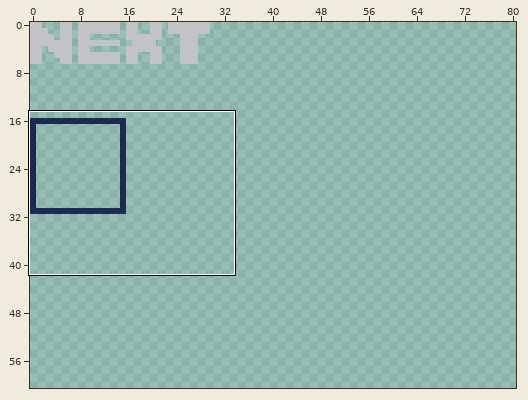
One commit to this pixel-art file: Assets/Art/Aseprite/ui.aseprite. The picture above shows the old version from afar; the outline marks the close-up.
Close-up. As it was:
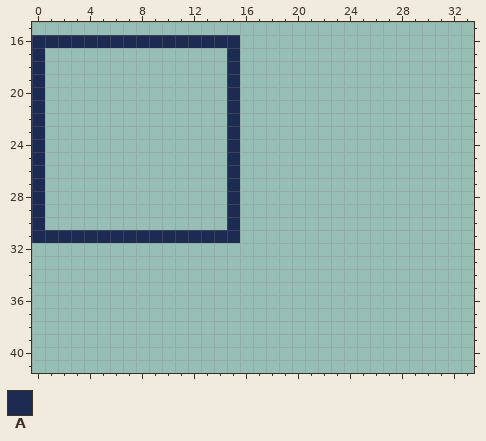
128x128 pixels, 1 frame. Shown: x 0..33, y 15..41. The wide view leaves out empty margins. The commit also changed other parts of the picture, which this record leaves out.
Palette (. is transparent): A #1d2b53
Pixels before, first column x 0:
16 AAAAAAAAAAAAAAAA
17 A..............A
18 A..............A
19 A..............A
20 A..............A
21 A..............A
22 A..............A
23 A..............A
24 A..............A
25 A..............A
26 A..............A
27 A..............A
28 A..............A
29 A..............A
30 A..............A
31 AAAAAAAAAAAAAAAA
Now the later version:
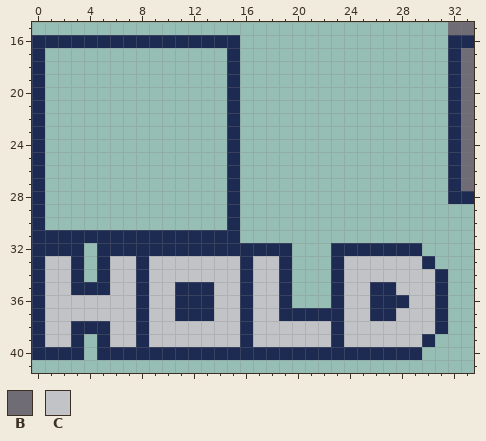
Colours new in this view: B #6f6c76  C #c2c3c7
The edit:
Layer "Layer 2":
There is now colour A in row 16 at x 32 to 33; in rows 17 to 27 at x 32; in row 28 at x 32 to 33; in row 32 at x 0 to 3, 5 to 19 and 23 to 29; in row 33 at x 0, 3, 5, 8, 16, 19, 23 and 30; in row 34 at x 0, 3, 5, 8, 16, 19, 23 and 31.
There is now colour A in row 35 at x 0, 3 to 5, 8, 11 to 13, 16, 19, 23, 26 to 27 and 31; in row 36 at x 0, 8, 11 to 13, 16, 19, 23, 26 to 28 and 31; in row 37 at x 0, 8, 11 to 13, 16, 19 to 23, 26 to 27 and 31; in row 38 at x 0, 3 to 5, 8, 16, 23 and 31; in row 39 at x 0, 3, 5, 8, 16, 23 and 30; in row 40 at x 0 to 3 and 5 to 29.
There is now colour B in row 15 at x 32 to 33; in rows 17 to 27 at x 33.
There is now colour C in row 33 at x 1 to 2, 6 to 7, 9 to 15, 17 to 18 and 24 to 29; in row 34 at x 1 to 2, 6 to 7, 9 to 15, 17 to 18 and 24 to 30; in row 35 at x 1 to 2, 6 to 7, 9 to 10, 14 to 15, 17 to 18, 24 to 25 and 28 to 30; in row 36 at x 1 to 7, 9 to 10, 14 to 15, 17 to 18, 24 to 25 and 29 to 30; in row 37 at x 1 to 7, 9 to 10, 14 to 15, 17 to 18, 24 to 25 and 28 to 30; in row 38 at x 1 to 2, 6 to 7, 9 to 15, 17 to 22 and 24 to 30.
There is now colour C in row 39 at x 1 to 2, 6 to 7, 9 to 15, 17 to 22 and 24 to 29.
Boxes around the changes in both close-ups, in picture pixels (x1, y1, x2, y2):
added: (32, 22, 474, 360)
